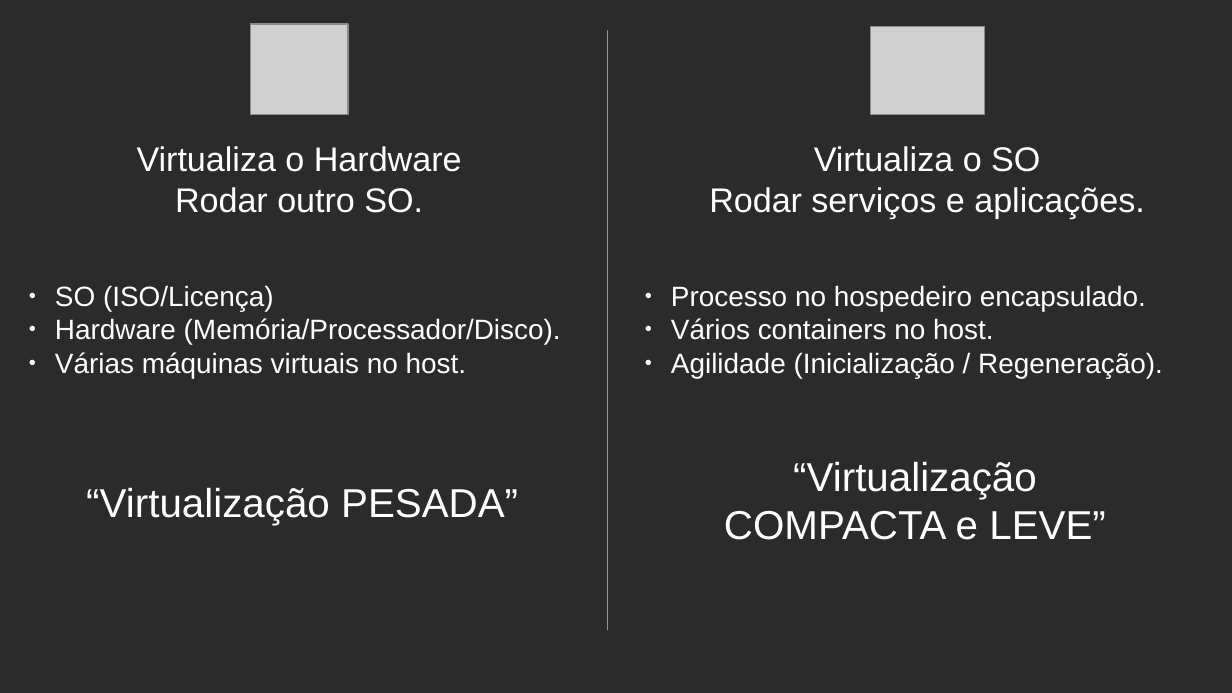
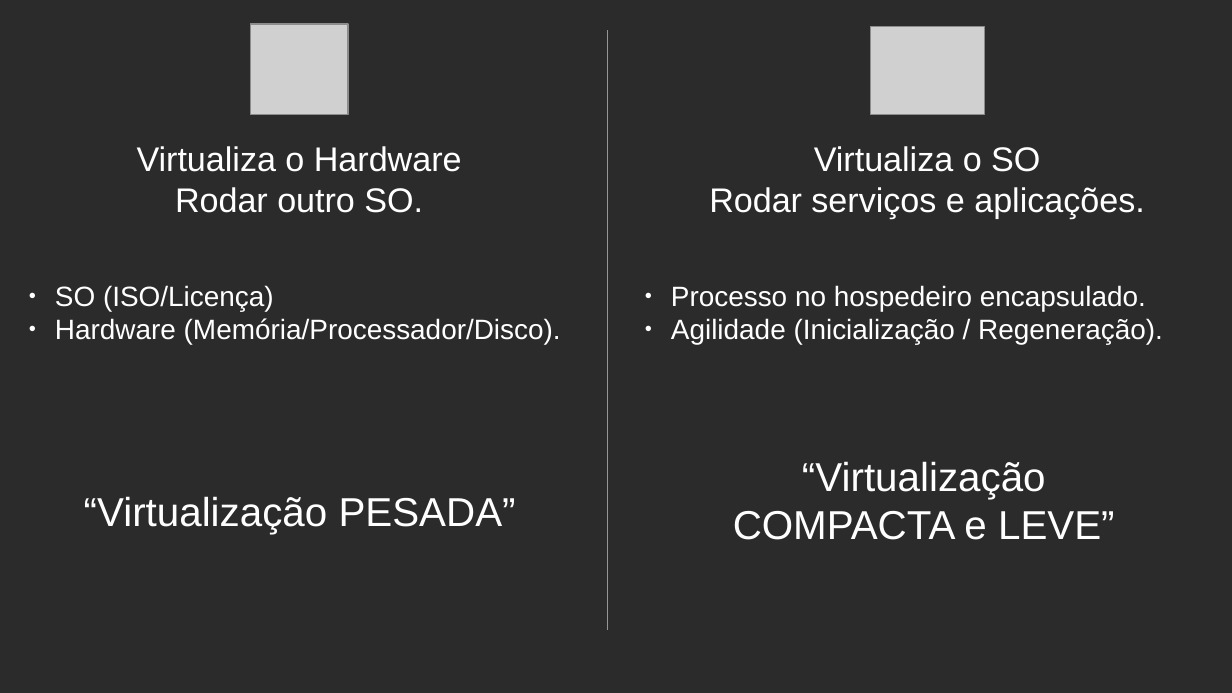
Before and after one commit to celsonery/kubernetes-docs, a slide deck: slide 11 of apresentacao/apresentacao.odp (slide 4 before the commit). Drawn at 1232x693 pixels with LibreOffice and Linux fonts; fonts in the diff are those of the drawing; grey boxes stand for pictures; background and template pictures are left out; a plain dark background stands for a picture behind light text. Boxes give left, top, right and bottom in pixels: in the first picture for what was removed or moved away, otherwise in the second. Text is boxed around its words. In the diff, an @@ line names an element or a change of style, - is before the commit and + after.

```diff
--- a/apresentacao/apresentacao.odp
+++ b/apresentacao/apresentacao.odp
@@ text at (671,318,994,340): paragraph removed @@
-● Vários containers no host.
@@ text at (55,352,467,378): paragraph removed @@
-● Várias máquinas virtuais no host.
@@ text "“Virtualização": place and size @@
-text "“Virtualização" at (724,461,1106,540)
+text "“Virtualização" at (733,461,1115,540)
@@ text "“Virtualização PESADA”": place and size @@
-text "“Virtualização PESADA”" at (86,487,518,525)
+text "“Virtualização PESADA”" at (84,496,516,534)
```
Also in this commit, not shown: 3 other slides changed, 11 slides added, 2 slides removed, 2 other files.
